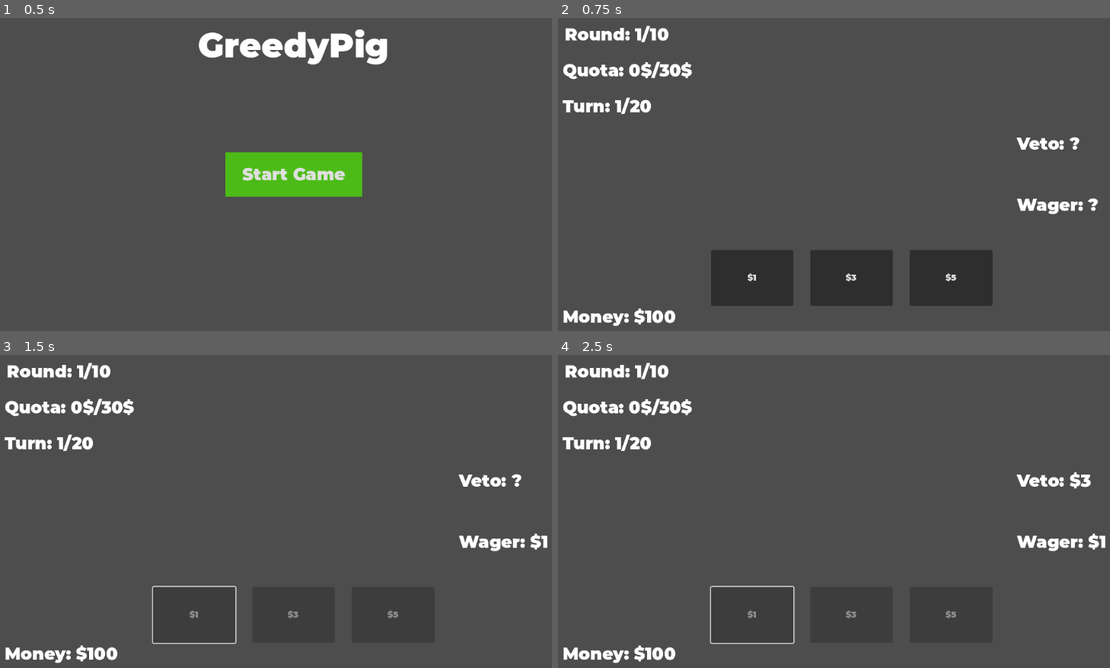
Above: before the commit, frames 1-4 (two rows, left to right).
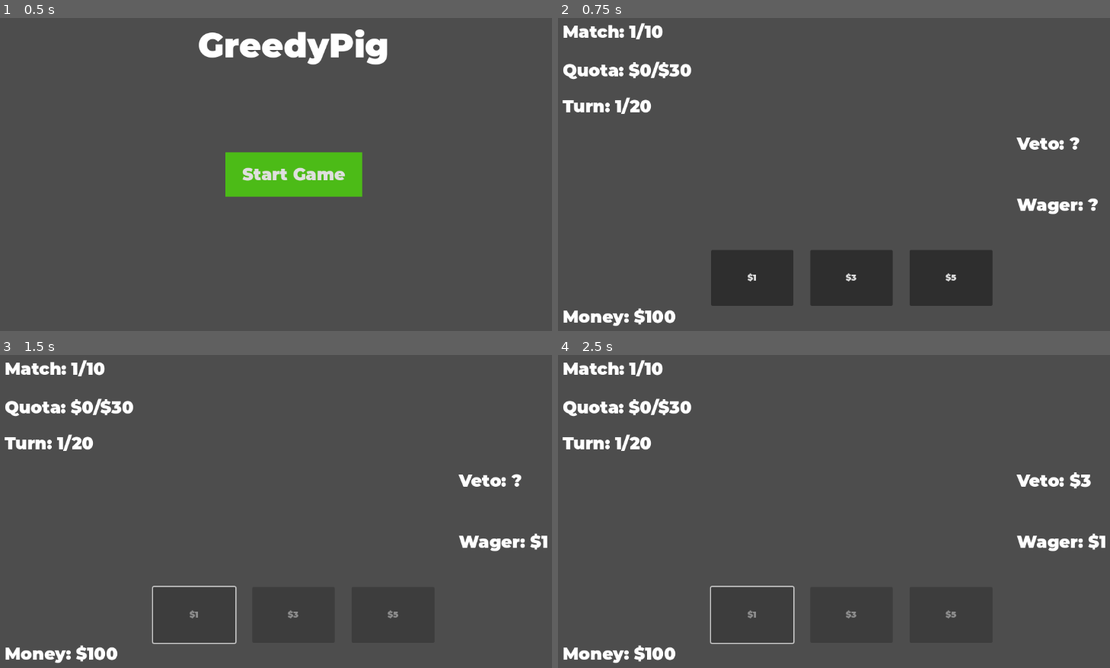
Above: after the commit, the same moments.

Repository: DauntingOcean44/Greedy-Pig
Game: Godot game, scene res://main.tscn
Same seed, same stepped clock (60 frames per second), same inputs: the game is played once before the commit and once after it.
Inputs:
- Up to frame 1 (0.5 s): no input
- Up to frame 2 (0.75 s): click "Start Game" at 0.5 s
- Up to frame 3 (1.5 s): click "$1" at 1.25 s
- Up to frame 4 (2.5 s): tap Enter at 2 s

Frame 1 is identical in both runs. In frame 2, 0.8% of the frame differs, in the area x 0-25%, y 1-20%; in frame 3, 0.8%; in frame 4, 0.8%.

Commit message:
Tweaked small bugs
Mostly to do with the handling of rounds and weights in matches 1 & 2

Diff:
--- a/control_hud.tscn
+++ b/control_hud.tscn
@@ -34,18 +34,16 @@
 offset_bottom = 181.0
 theme_override_fonts/font = ExtResource("1_g0j3m")
 theme_override_font_sizes/font_size = 32
-text = "   Quota: 0$/30$"
+text = "   Quota: $0/$30"
 vertical_alignment = 1
 
-[node name="RoundLabel" type="Label" parent="Control"]
+[node name="MatchLabel" type="Label" parent="Control"]
 layout_mode = 1
-offset_left = -5.0
-offset_top = 5.0
-offset_right = 1143.0
-offset_bottom = 113.0
+offset_right = 1148.0
+offset_bottom = 108.0
 theme_override_fonts/font = ExtResource("1_g0j3m")
 theme_override_font_sizes/font_size = 32
-text = "    Round: 1/10
+text = "   Match: 1/10
 "
 vertical_alignment = 1
 
--- a/main.gd
+++ b/main.gd
@@ -2,6 +2,7 @@
 
 #Game Variables
 var matchCurr
+@export var matchMax = 10
 
 #What player has, and has to make
 var quotaCurr
@@ -145,6 +146,7 @@
 
 func _update_round_display():
 	get_node("ControlHUD/Control/TurnLabel").text = "   Turn: " + str(turnCurr) + "/" + str(turnMax)
+	get_node("ControlHUD/Control/MatchLabel").text = "   Match: " + str(matchCurr) + "/" + str(matchMax)
 	get_node("ControlHUD/Control/QuotaLabel").text = "   Quota: $" + str(quotaCurr) + "/$" + str(quotaMax)
 	get_node("ControlHUD/Control/MoneyLabel").text = "   Money: $" + str(bankCurr)
 	get_node("ControlHUD/Control/CommitTable/Outcome").text = ""
@@ -183,12 +185,12 @@
 
 
 func _on_round_delay_timeout():
-	if turnCurr >= turnMax:
+	turnCurr += 1
+	if turnCurr > turnMax:
 		bankCurr += quotaCurr - quotaMax
 		matchCurr += 1
 		_next_match(gameDict["Match" + str(matchCurr)])
 
-	turnCurr += 1
 
 	get_node("ControlHUD/Control/WagerContainer/WagerA").disabled = false
 	get_node("ControlHUD/Control/WagerContainer/WagerB").disabled = false
